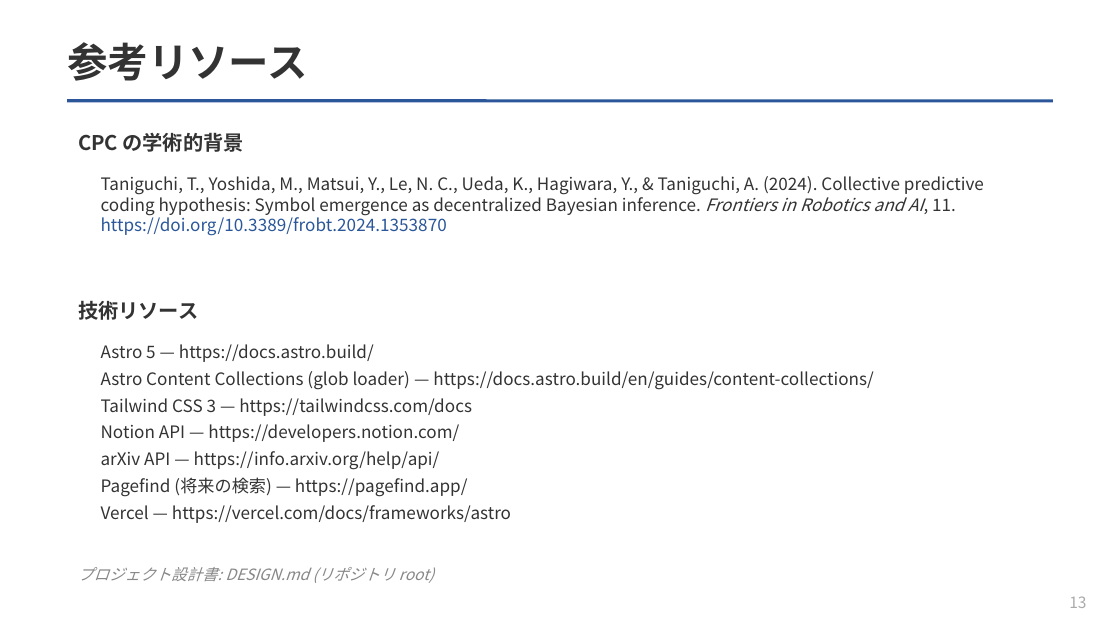
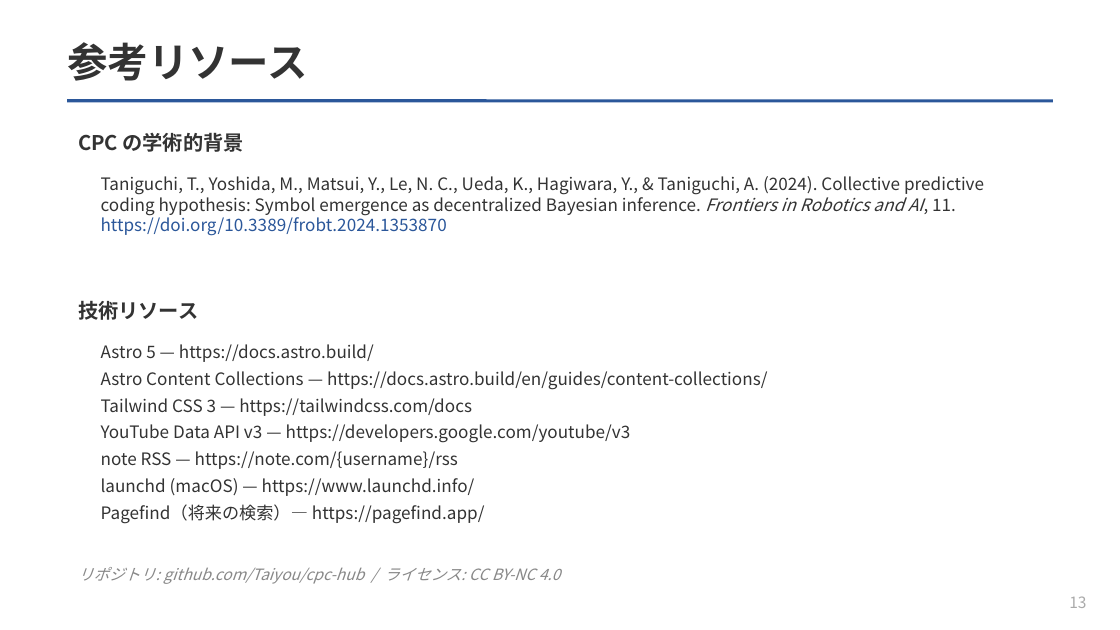
Before and after one commit to Taiyou/cpc-hub, a slide deck: slide 13 of slides/CPC-Hub-構成設計.pptx. Drawn at 1120x630 pixels with LibreOffice and Linux fonts; fonts in the diff are those of the drawing. Boxes give left, top, right and bottom in pixels: in the first picture for what was removed or moved away, otherwise in the second. Text is boxed around its words. In the diff, an @@ line names an element or a change of style, - is before the commit and + after.

```diff
--- a/slides/CPC-Hub-構成設計.pptx
+++ b/slides/CPC-Hub-構成設計.pptx
@@ text at <box>101,371,767,390</box>: text changed @@
-Astro Content Collections (glob loader) — https://docs.astro.build/en/guides/content-collections/
+Astro Content Collections — https://docs.astro.build/en/guides/content-collections/
@@ text at <box>101,424,631,524</box>: text changed @@
-Notion API — https://developers.notion.com/
-arXiv API — https://info.arxiv.org/help/api/
-Pagefind (将来の検索) — https://pagefind.app/
-Vercel — https://vercel.com/docs/frameworks/astro
+YouTube Data API v3 — https://developers.google.com/youtube/v3
+note RSS — https://note.com/{username}/rss
+launchd (macOS) — https://www.launchd.info/
+Pagefind（将来の検索）— https://pagefind.app/
@@ text at <box>78,567,561,584</box>: text changed @@
-プロジェクト設計書: DESIGN.md (リポジトリ root)
+リポジトリ: github.com/Taiyou/cpc-hub / ライセンス: CC BY-NC 4.0
```
Also in this commit, not shown: 12 other slides changed, 4 other files.
